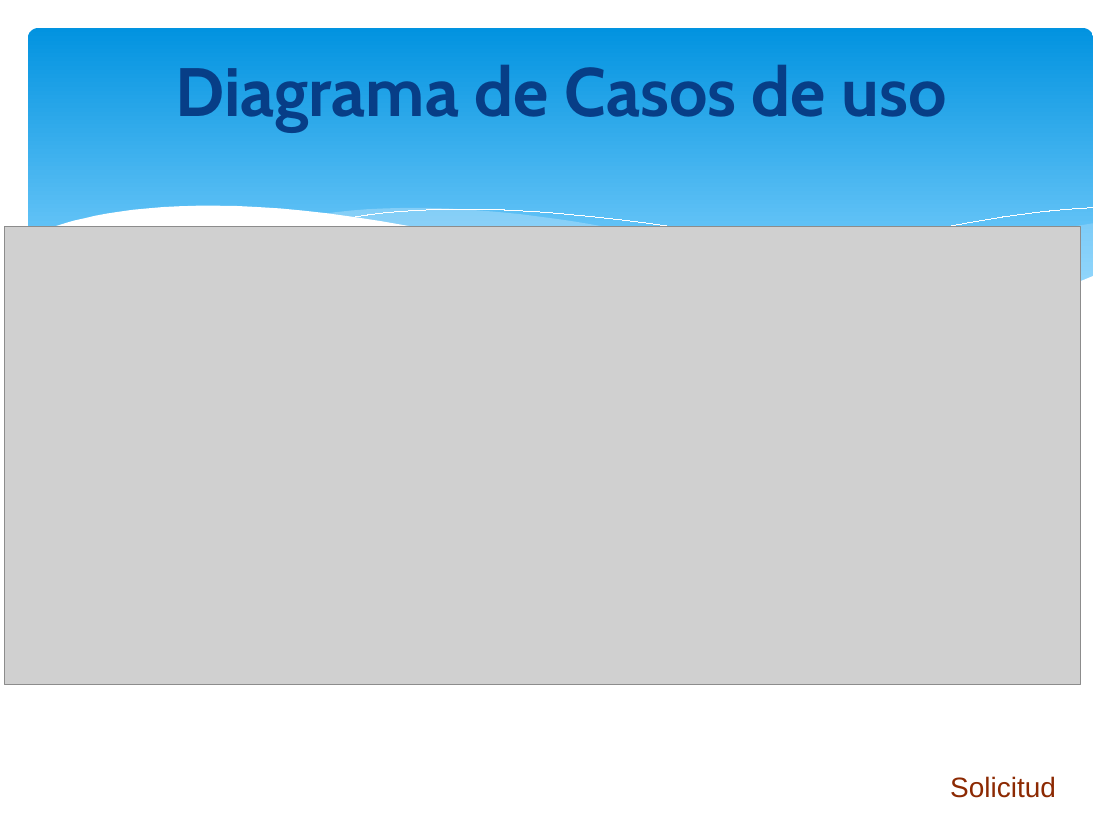
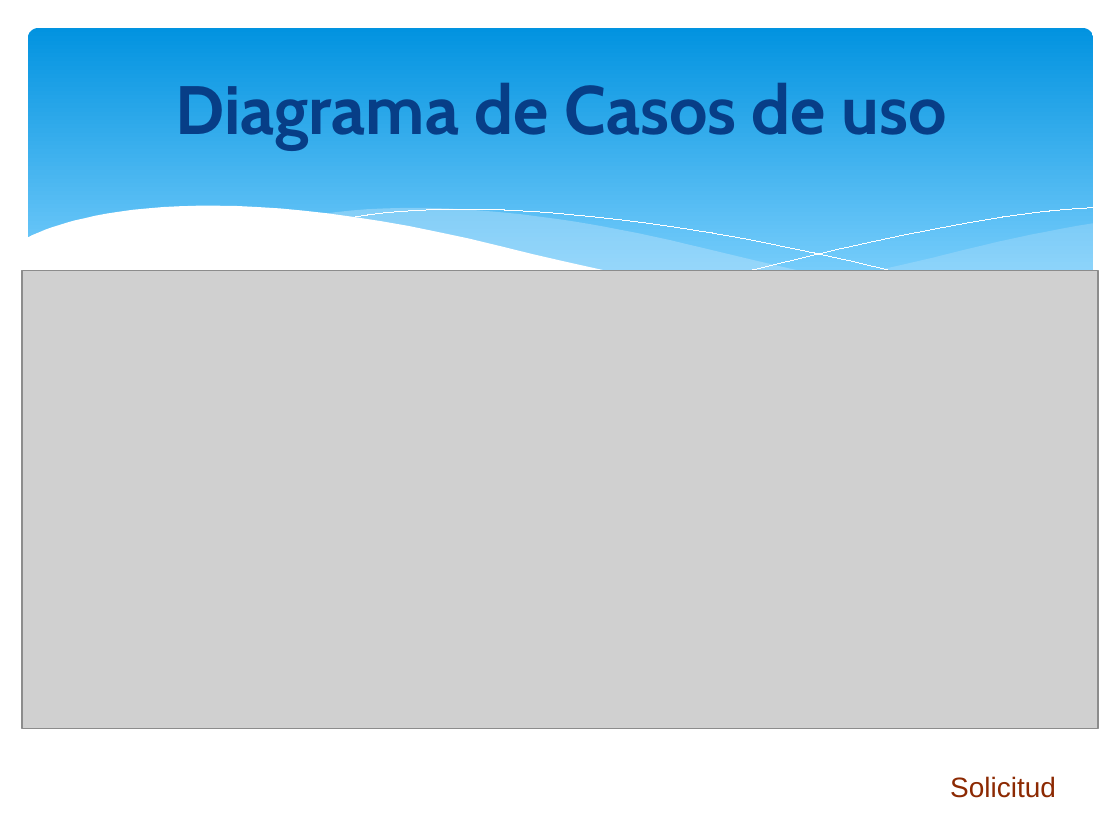
Before and after one commit to orlysemperfi/tp3-contratos-clientes, a slide deck: slide 5 of ITERACION 5/SUBITERACION 2/PRESENTACION01/PPT TP3 PRES02.pptx. Drawn at 1120x840 pixels with LibreOffice and Linux fonts; fonts in the diff are those of the drawing; grey boxes stand for pictures. Boxes give left, top, right and bottom in pixels: in the first picture for what was removed or moved away, otherwise in the second. Text is boxed around its words. In the diff, an @@ line names an element or a change of style, - is before the commit and + after.

```diff
--- a/ITERACION 5/SUBITERACION 2/PRESENTACION01/PPT TP3 PRES02.pptx
+++ b/ITERACION 5/SUBITERACION 2/PRESENTACION01/PPT TP3 PRES02.pptx
@@ title "Diagrama de Casos de uso": place and size @@
-title "Diagrama de Casos de uso" at bbox=[175, 65, 947, 132]
+title "Diagrama de Casos de uso" at bbox=[175, 83, 947, 149]
@@ picture: place and size @@
-picture at bbox=[4, 226, 1081, 684]
+picture at bbox=[22, 271, 1099, 729]
```
Also in this commit, not shown: 10 other slides changed.
